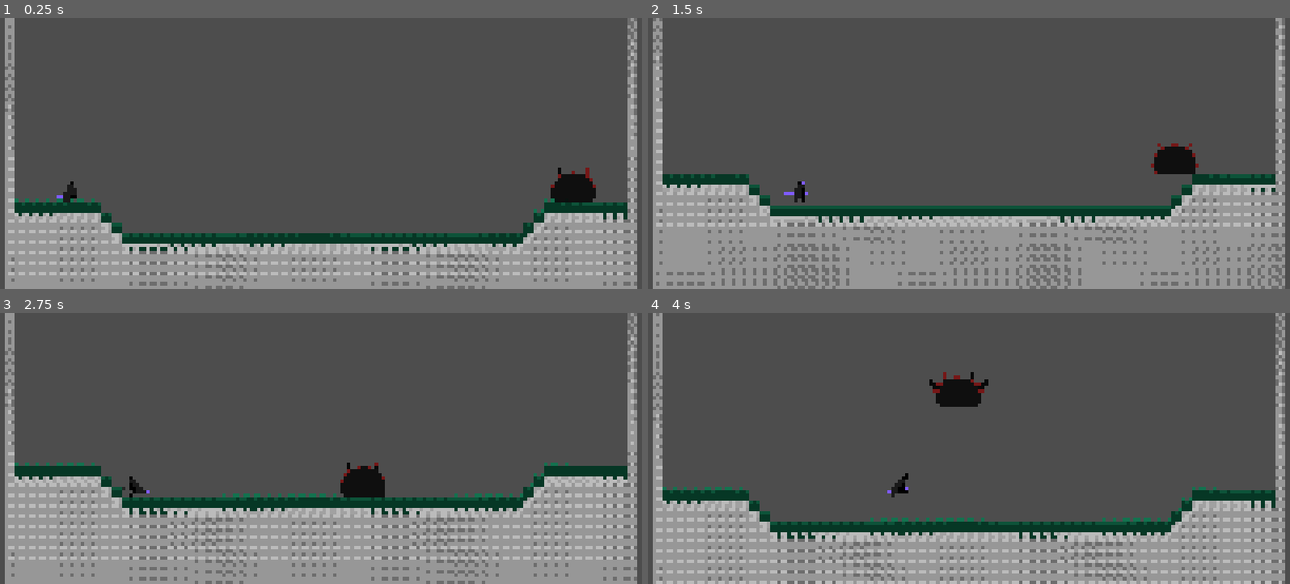
Above: before the commit, frames 1-4 (two rows, left to right).
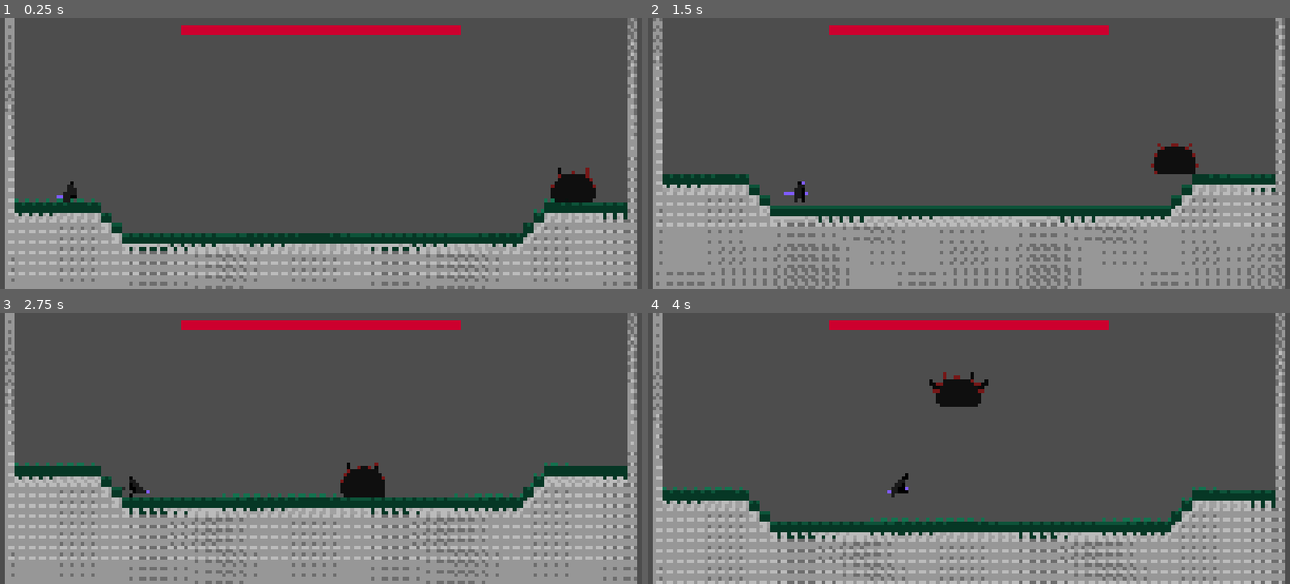
Above: after the commit, the same moments.

Repository: AnejMajnik/soulsvania
Game: Godot game, scene res://scenes/game.tscn
Same seed, same stepped clock (60 frames per second), same inputs: the game is played once before the commit and once after it.
Inputs (mouse positions are in pixels of both pictures, inside the frame that each line leads up to):
- Up to frame 1 (0.25 s): no input
- Up to frame 2 (1.5 s): tap Enter at 0.5 s; move the mouse to (1110, 139) at 0.52 s; hold D (move_right) from 0.53 s (still down); click (1110, 139) at 0.6 s; tap Space (jump) at 0.77 s; move the mouse to (840, 167) at 1.27 s; click (840, 167) at 1.35 s
- Up to frame 3 (2.75 s): tap Space (jump) at 1.52 s; move the mouse to (385, 388) at 2.02 s; release D (move_right) at 2.03 s; hold A (move_left) from 2.03 s (still down); click (385, 388) at 2.1 s
- Up to frame 4 (4 s): move the mouse to (936, 502) at 2.77 s; release A (move_left) at 2.78 s; hold D (move_right) from 2.78 s (still down); click (936, 502) at 2.85 s; tap Space (jump) at 3.02, 3.77 s; move the mouse to (1161, 489) at 3.52 s; click (1161, 489) at 3.6 s

The runs differ from the first frame. In frame 1, 1.6% of the frame differs, in the area x 28-72%, y 2-7%; in frame 2, 1.6%; in frame 3, 1.6%; in frame 4, 1.6%.

Commit message:
Added boss health bar

Diff:
--- a/scenes/bosses/slime_boss.tscn
+++ b/scenes/bosses/slime_boss.tscn
@@ -13,6 +13,7 @@
 [ext_resource type="AudioStream" uid="uid://c0mtc6d8cax8r" path="res://assets/sounds/beam_charge.wav" id="10_fbimt"]
 [ext_resource type="PackedScene" uid="uid://dntxmvek1b4li" path="res://scenes/bosses/laser.tscn" id="11_6oksq"]
 [ext_resource type="Script" uid="uid://cxll1lw1pu6sb" path="res://scripts/slime_boss/states/jump_attack.gd" id="11_wsf8t"]
+[ext_resource type="PackedScene" uid="uid://crhws7x3eyarf" path="res://scenes/health_bar/health_bar.tscn" id="14_weo4p"]
 
 [sub_resource type="AtlasTexture" id="AtlasTexture_l7rya"]
 atlas = ExtResource("1_0m3eu")
@@ -724,28 +725,44 @@
 
 [node name="LaserRayCast" parent="." unique_id=604623322 instance=ExtResource("11_6oksq")]
 unique_name_in_owner = true
-visible = false
 position = Vector2(0, -10.000002)
 cast_speed = 2000.0
 growth_time = 0.02
 
-[node name="RayCastLeft" type="RayCast2D" parent="." unique_id=1775134407]
+[node name="Raycasts" type="Node2D" parent="." unique_id=2065783425]
+
+[node name="RayCastLeft" type="RayCast2D" parent="Raycasts" unique_id=1775134407]
 unique_name_in_owner = true
 position = Vector2(0, 22.307693)
 target_position = Vector2(-30.000004, -1.9073486e-06)
 
-[node name="RayCastRight" type="RayCast2D" parent="." unique_id=891539432]
+[node name="RayCastRight" type="RayCast2D" parent="Raycasts" unique_id=891539432]
 unique_name_in_owner = true
 position = Vector2(0, 22.307693)
 target_position = Vector2(30.000004, 0)
 
-[node name="RayCastDownLeft" type="RayCast2D" parent="." unique_id=1407531575]
+[node name="RayCastDownLeft" type="RayCast2D" parent="Raycasts" unique_id=1407531575]
+unique_name_in_owner = true
 position = Vector2(-15.384615, 22.307693)
 target_position = Vector2(-1.9073486e-06, 11.538464)
 
-[node name="RayCastDownRight" type="RayCast2D" parent="." unique_id=1078098339]
-position = Vector2(15.384617, 22.307693)
+[node name="RayCastDownRight" type="RayCast2D" parent="Raycasts" unique_id=1078098339]
+unique_name_in_owner = true
+position = Vector2(15.384619, 22.307693)
 target_position = Vector2(-1.9073486e-06, 11.538464)
+
+[node name="CanvasLayer" type="CanvasLayer" parent="." unique_id=990407094]
+
+[node name="HealthBar" parent="CanvasLayer" unique_id=12104328 instance=ExtResource("14_weo4p")]
+unique_name_in_owner = true
+anchors_preset = 5
+anchor_left = 0.5
+anchor_right = 0.5
+offset_left = -750.0
+offset_top = 37.0
+offset_right = 750.0
+offset_bottom = 87.0
+grow_horizontal = 2
 
 [connection signal="timeout" from="StateMachine/Attack/AttackStateMachine/DashAttack/TelegraphTimer" to="StateMachine/Attack/AttackStateMachine/DashAttack" method="_on_telegraph_timer_timeout"]
 [connection signal="timeout" from="StateMachine/Attack/AttackStateMachine/JumpAttack/SlamTimer" to="StateMachine/Attack/AttackStateMachine/JumpAttack" method="_on_slam_timer_timeout"]
--- a/scenes/game.tscn
+++ b/scenes/game.tscn
@@ -45,4 +45,5 @@
 position_smoothing_speed = 1.0
 
 [node name="SlimeBoss" parent="." unique_id=1313746306 instance=ExtResource("5_iywne")]
+unique_name_in_owner = true
 position = Vector2(399, -24)
--- /dev/null
+++ b/scenes/health_bar/health_bar.tscn
@@ -0,0 +1,49 @@
+[gd_scene format=3 uid="uid://crhws7x3eyarf"]
+
+[ext_resource type="Script" uid="uid://bomdn0dwwkqr0" path="res://scripts/health_bar/health_bar.gd" id="1_qy603"]
+
+[sub_resource type="StyleBoxEmpty" id="StyleBoxEmpty_nrent"]
+
+[sub_resource type="StyleBoxFlat" id="StyleBoxFlat_e204l"]
+bg_color = Color(0.80179274, 0, 0.18222046, 1)
+
+[sub_resource type="StyleBoxFlat" id="StyleBoxFlat_nrent"]
+bg_color = Color(0.14406255, 0.14406255, 0.14406249, 1)
+expand_margin_left = 1.0
+expand_margin_top = 1.0
+expand_margin_right = 1.0
+expand_margin_bottom = 1.0
+shadow_color = Color(0, 0, 0, 0.27450982)
+shadow_offset = Vector2(0, 1)
+
+[sub_resource type="StyleBoxFlat" id="StyleBoxFlat_xhad4"]
+bg_color = Color(1, 0.7348245, 0.73965496, 1)
+
+[node name="HealthBar" type="ProgressBar" unique_id=12104328]
+z_index = 1
+offset_right = 1500.0
+offset_bottom = 40.0
+theme_override_styles/background = SubResource("StyleBoxEmpty_nrent")
+theme_override_styles/fill = SubResource("StyleBoxFlat_e204l")
+value = 60.0
+show_percentage = false
+script = ExtResource("1_qy603")
+
+[node name="DamageBar" type="ProgressBar" parent="." unique_id=435084563]
+z_index = -1
+layout_mode = 1
+anchors_preset = 15
+anchor_right = 1.0
+anchor_bottom = 1.0
+grow_horizontal = 2
+grow_vertical = 2
+theme_override_styles/background = SubResource("StyleBoxFlat_nrent")
+theme_override_styles/fill = SubResource("StyleBoxFlat_xhad4")
+value = 80.0
+show_percentage = false
+
+[node name="Timer" type="Timer" parent="." unique_id=837866319]
+wait_time = 0.4
+one_shot = true
+
+[connection signal="timeout" from="Timer" to="." method="_on_timer_timeout"]
--- /dev/null
+++ b/scripts/health_bar/health_bar.gd
@@ -0,0 +1,23 @@
+extends ProgressBar
+
+@onready var timer: Timer = $Timer
+@onready var damage_bar: ProgressBar = $DamageBar
+
+var health: int = 0 : set = _set_health
+
+func init_health(_health):
+	max_value = _health
+	health = _health
+	damage_bar.max_value = _health
+	damage_bar.value = _health
+
+func _set_health(new_health):
+	health = min(max_value, new_health)
+	value = health
+	timer.start()
+
+	if health <= 0:
+		queue_free()
+
+func _on_timer_timeout() -> void:
+	damage_bar.value = health
--- a/scripts/player.gd
+++ b/scripts/player.gd
@@ -14,8 +14,8 @@
 # References
 @onready var animated_sprite: AnimatedSprite2D = %AnimatedSprite2D
 @onready var area_2d: Area2D = $Area2D
-#@onready var enemy_cube: CharacterBody2D = $"../EnemyCube"
 @onready var state_machine: StateMachine = $StateMachine
+@onready var slime_boss: SlimeBoss = %SlimeBoss
 
 func get_hit(damage):
 	HEALTH -= damage
@@ -35,8 +35,8 @@
 	state_machine.start()
 
 func _on_attack_hit():
-	#enemy_cube.get_hit(attack_combo_dmg)
-	pass
+	if current_enemy == slime_boss:
+		slime_boss.take_damage(attack_combo_dmg)
 
 func _physics_process(delta: float) -> void:
 	var direction := Input.get_axis("move_left", "move_right")
--- a/scripts/slime_boss/slime_boss.gd
+++ b/scripts/slime_boss/slime_boss.gd
@@ -8,7 +8,7 @@
 const FLY_SPEED = 300
 
 var max_health: int = 200
-var health: int = max_health
+var health: int
 var next_recovery_time: float
 var gravity_switch: bool = true
 
@@ -16,9 +16,20 @@
 @onready var animated_sprite: AnimatedSprite2D = $AnimatedSprite2D
 @onready var animation_player: AnimationPlayer = %AnimationPlayer
 @onready var state_machine: StateMachine = $StateMachine
+@onready var health_bar: ProgressBar = %HealthBar
 
 func _ready() -> void:
+	health = max_health
+	health_bar.init_health(health)
+
 	state_machine.start()
+
+func take_damage(dmg: int) -> void:
+	health -= dmg
+	health_bar.health = health
+
+	if health <= 0:
+		queue_free()
 
 func play_animation(anim_name: String) -> void:
 	animation_player.play(anim_name)
--- a/scripts/slime_boss/states/attack.gd
+++ b/scripts/slime_boss/states/attack.gd
@@ -18,12 +18,14 @@
 		substate.state_finished.connect(_on_substate_finished)
 
 func choose_attack() -> State:
+	# If health above 50%
 	if slime_boss.health > slime_boss.max_health/2:
 		var rand_val = randf()
 		if rand_val <= 0.5:
 			return dash_attack
 		else:
 			return jump_attack
+	# If health below 50%
 	else:
 		var rand_val = randf()
 		if rand_val >= 0.33:
--- a/scripts/slime_boss/states/jump_attack.gd
+++ b/scripts/slime_boss/states/jump_attack.gd
@@ -13,8 +13,8 @@
 var slam_ready: bool = false
 var slam_wait_time: float = 0.15
 @onready var slam_timer: Timer = $SlamTimer
-@onready var ray_cast_down_left: RayCast2D = $"../../../../RayCastDownLeft"
-@onready var ray_cast_down_right: RayCast2D = $"../../../../RayCastDownRight"
+@onready var ray_cast_down_left: RayCast2D = %RayCastDownLeft
+@onready var ray_cast_down_right: RayCast2D = %RayCastDownRight
 
 var recovery_time: float = 1.5
 
Not shown, added: scripts/health_bar/health_bar.gd.uid
